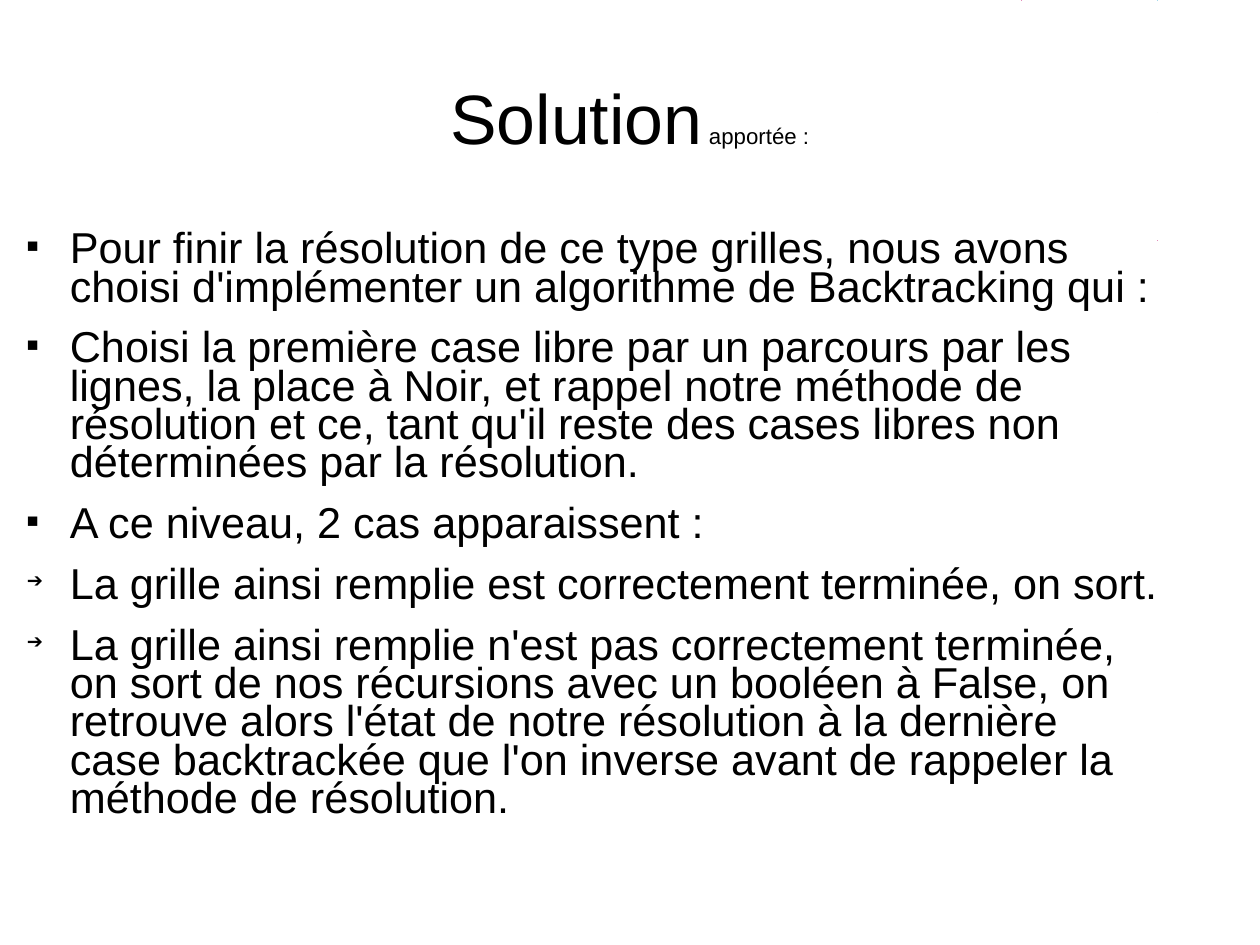
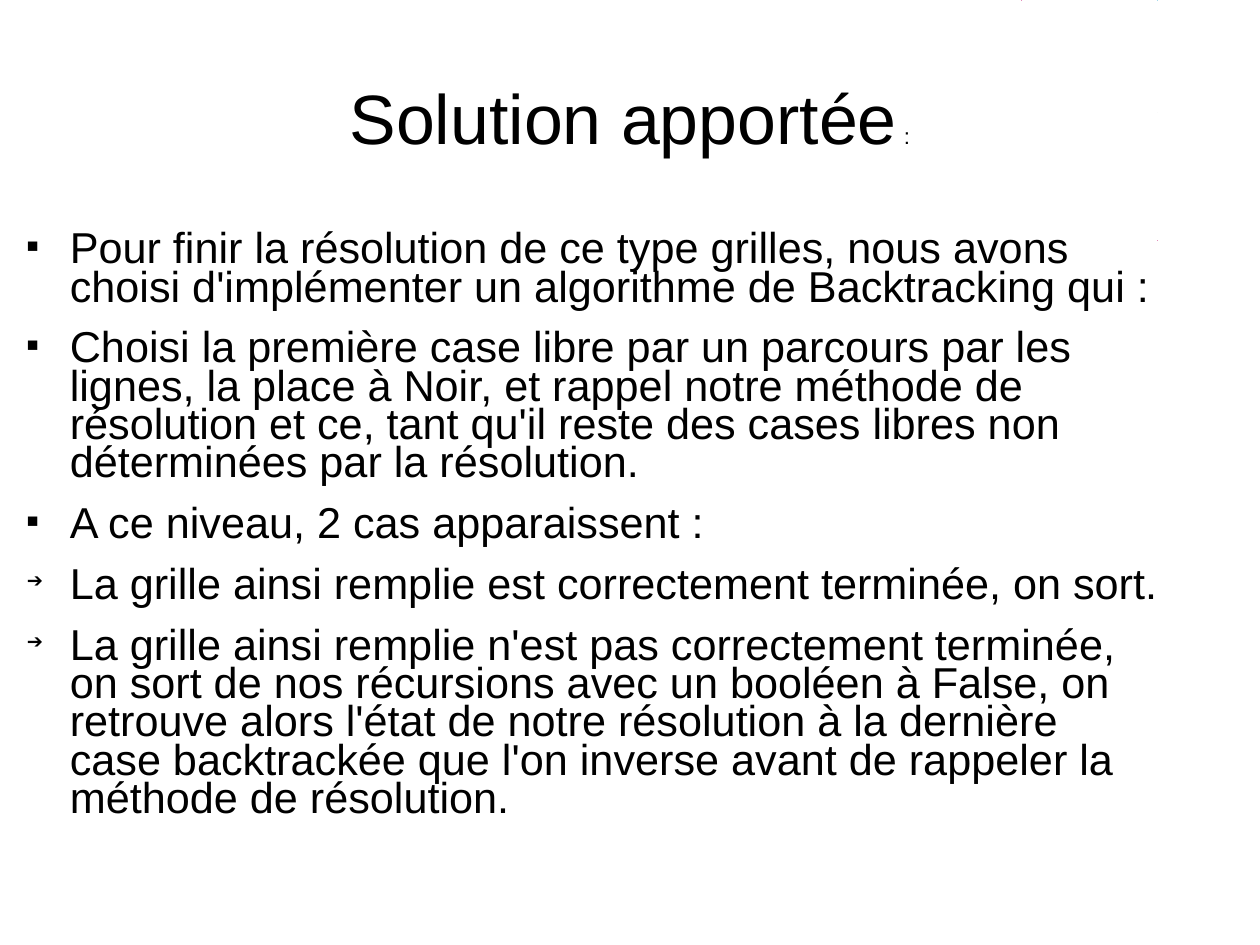
Before and after one commit to benaisc/Picross, a slide deck: slide 38 of presentation.odp. Drawn at 1260x945 pixels with LibreOffice and Linux fonts; fonts in the diff are those of the drawing. Boxes give left, top, right and bottom in pixels: in the first picture for what was removed or moved away, otherwise in the second. Text is boxed around its words. In the diff, an @@ line names an element or a change of style, - is before the commit and + after.

```diff
--- a/presentation.odp
+++ b/presentation.odp
@@ title "Solution apportée :" at (350, 92, 897, 157): size 14 to 44 pt in "apportée" @@
```
Also in this commit, not shown: 9 other slides changed.
